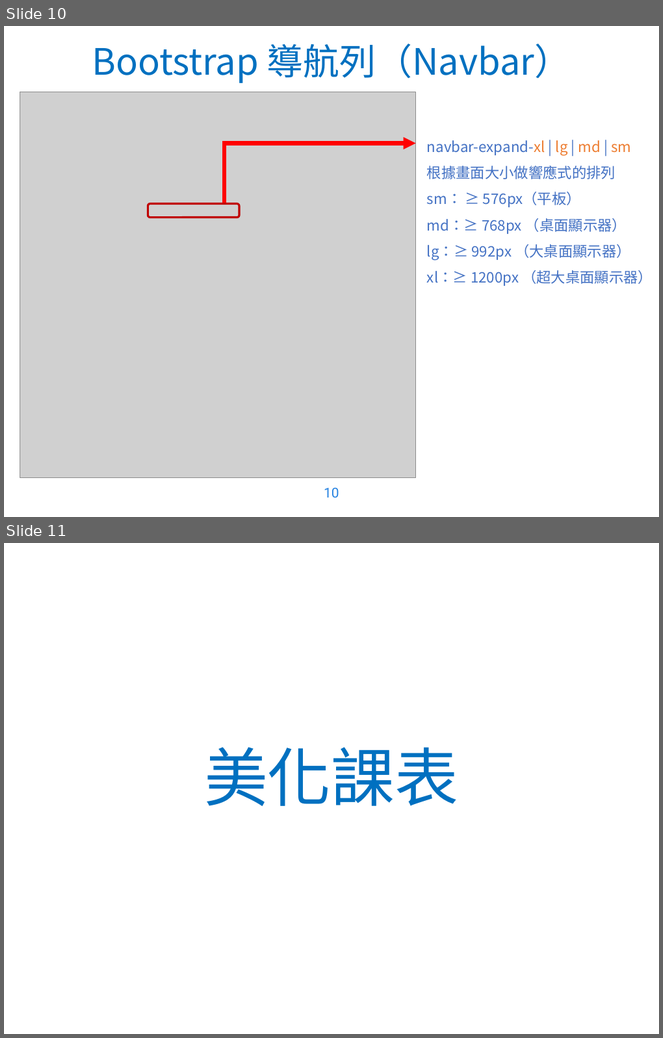
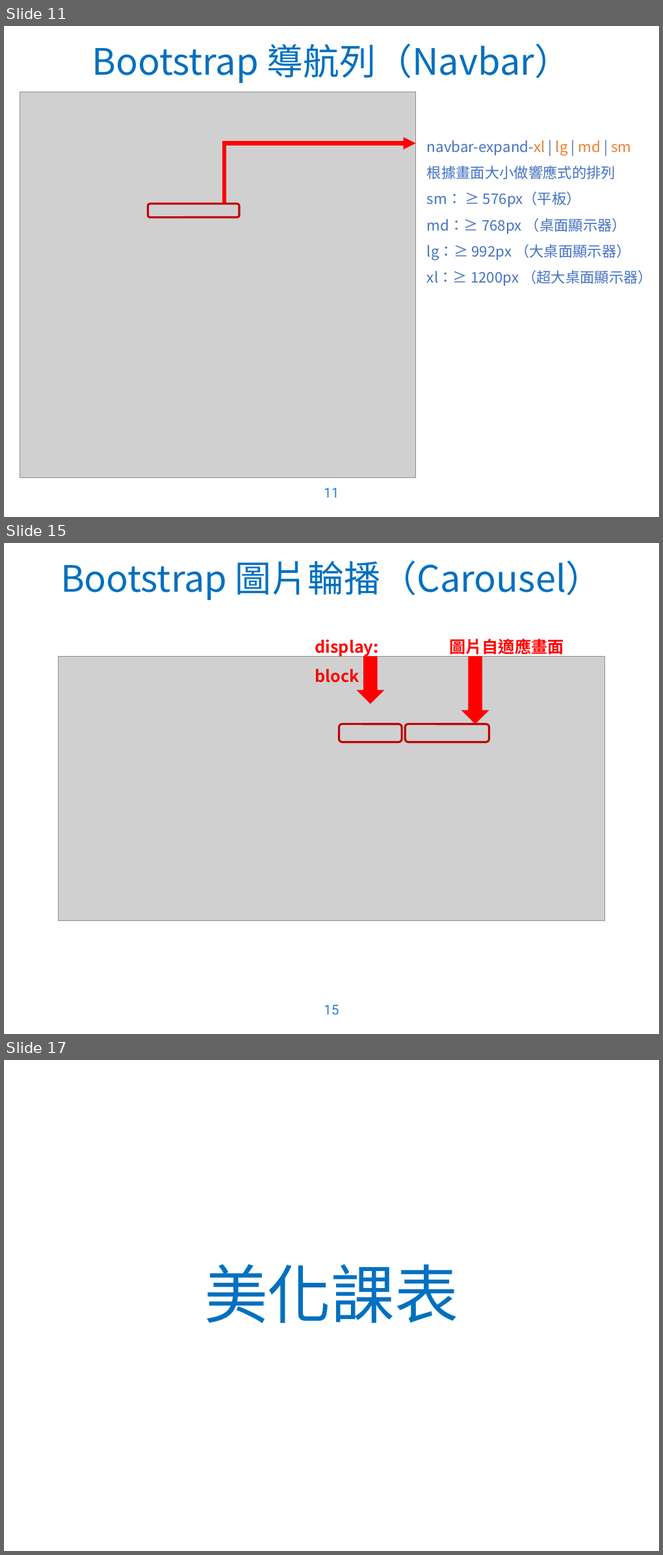
Before and after one commit to WaRTanKE7/WebClubData, a slide deck: 教學簡報/Bootstrap 4.pptx. Shown one above the other, each under a label of ours: slides 10 and 11 before the commit, slides 11, 15 and 17 after it; the slides between them are not shown. The pictures are 663x1038 and 663x1555 pixels, drawn with LibreOffice and Linux fonts; fonts in the diff are those of the drawing; grey boxes stand for pictures; background and template pictures are left out. Boxes give left, top, right and bottom in pixels: in the first picture for what was removed or moved away, otherwise in the second. Text is boxed around its words. In the diff, an @@ line names an element or a change of style, - is before the commit and + after.

```diff
--- a/教學簡報/Bootstrap 4.pptx
+++ b/教學簡報/Bootstrap 4.pptx
@@ slide 15 added at [4,543,659,1034], background picture (left out) @@
@@ text added at [61,561,603,600], 40 pt, text #0070C0 @@
+Bootstrap 圖片輪播（Carousel）
@@ text added at [315,639,379,683], 18 pt, text #FF0000, bold @@
+display: block
@@ text added at [449,636,564,657], 18 pt, text #FF0000, bold @@
+圖片自適應畫面
@@ picture added at [58,656,605,921] @@
@@ right arrow added at [356,656,385,704], fill #FF0000 @@
@@ right arrow added at [462,657,490,724], fill #FF0000 @@
@@ rounded rectangle added at [339,724,402,742], outline #C00000 2.25 pt @@
@@ rounded rectangle added at [405,724,489,742], outline #C00000 2.25 pt @@
@@ page number added at [324,1005,339,1015], 15 pt, text #2582E1 @@
+15
@@ what was slide 10 is now slide 11 @@
@@ page number at [324,488,339,498]: text changed @@
-10
+11
@@ what was slide 11 is now slide 17 @@
```
Also in this commit, not shown: 2 slides changed, 5 other slides added, 5 other files.
